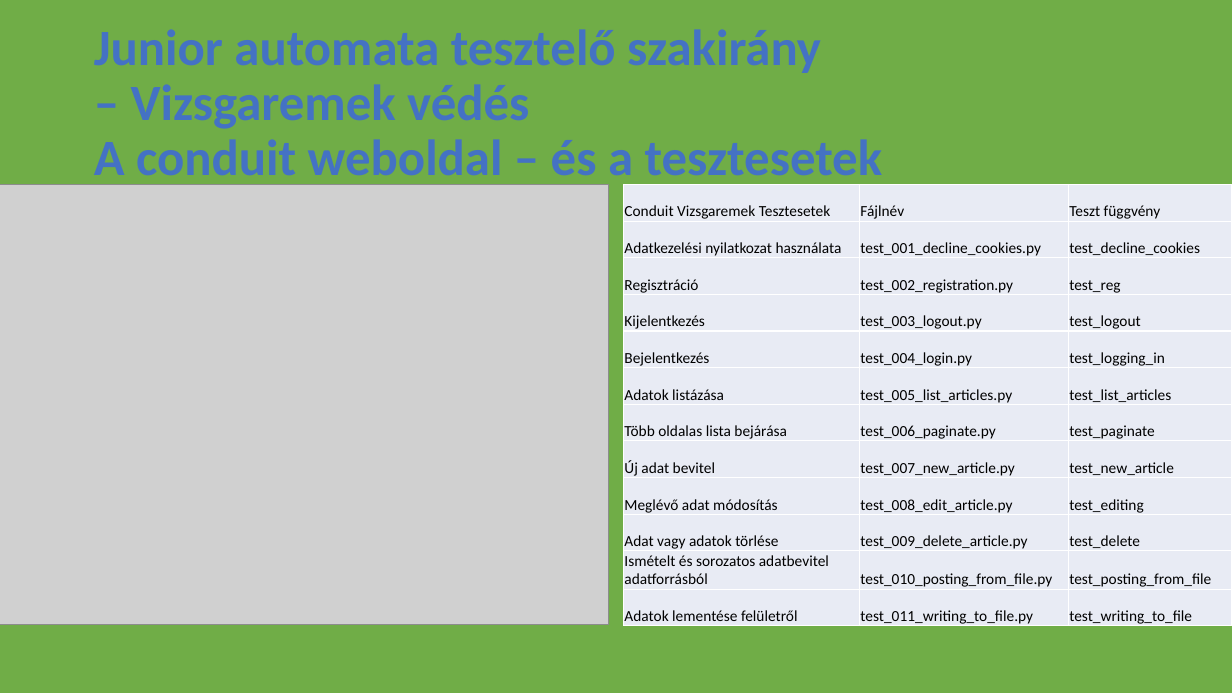
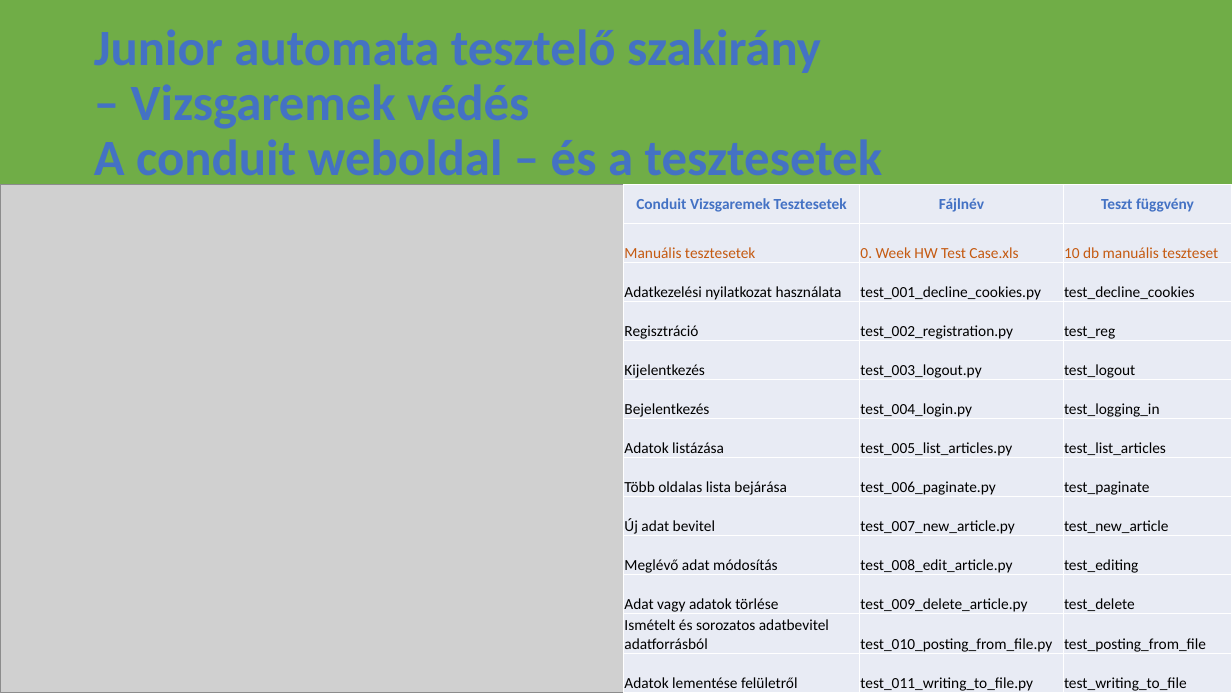
Before and after one commit to Pilinger/conduit, a slide deck: slide 2 of Vizsgaremek.pptx. Drawn at 1232x693 pixels with LibreOffice and Linux fonts; fonts in the diff are those of the drawing; grey boxes stand for pictures. Boxes give left, top, right and bottom in pixels: in the first picture for what was removed or moved away, otherwise in the second. Text is boxed around its words. In the diff, an @@ line names an element or a change of style, - is before the commit and + after.

Commit message:
Vizsgaremek modified

```diff
--- a/Vizsgaremek.pptx
+++ b/Vizsgaremek.pptx
@@ picture: place and size @@
-picture at (0,185,608,625)
+picture at (0,185,624,693)
@@ table at (624,185,1232,693) @@
+row 2: Manuális tesztesetek | 0. Week HW Test Case.xls | 10 db manuális teszteset
```
Also in this commit, not shown: 1 other slide changed.
